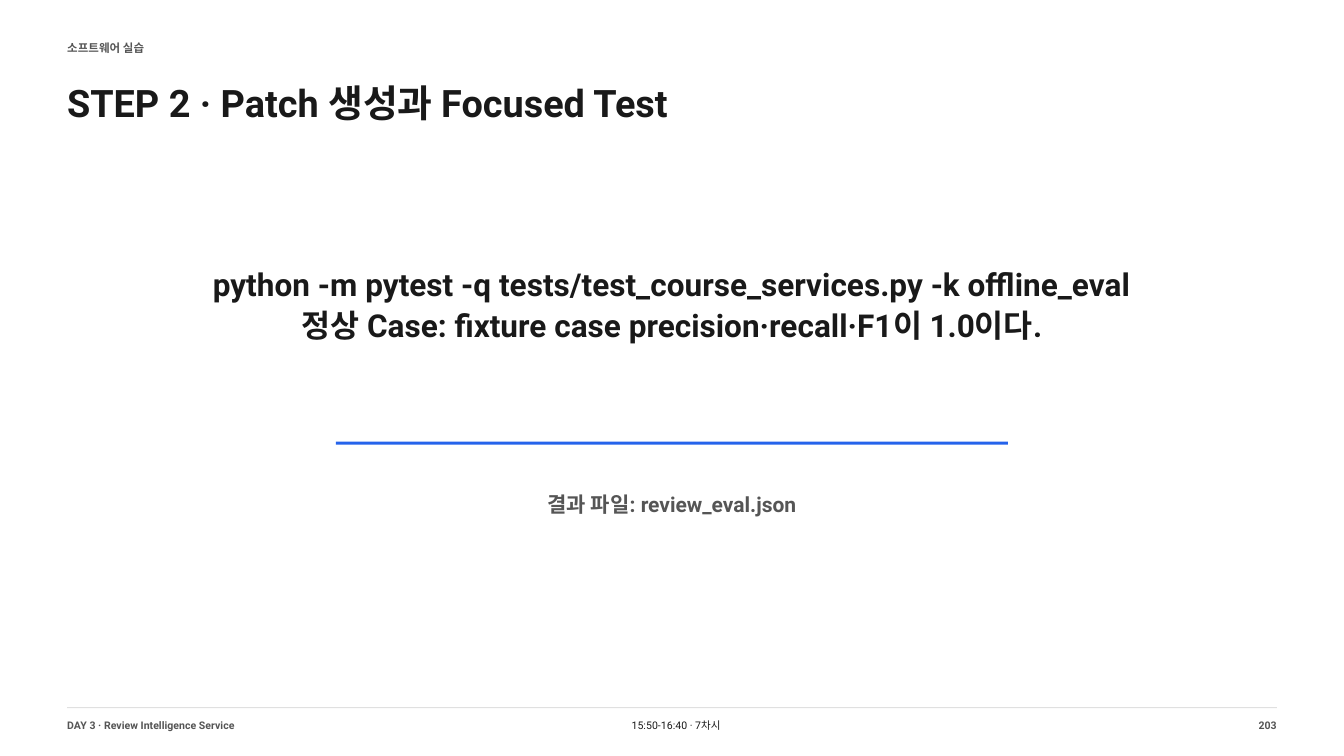
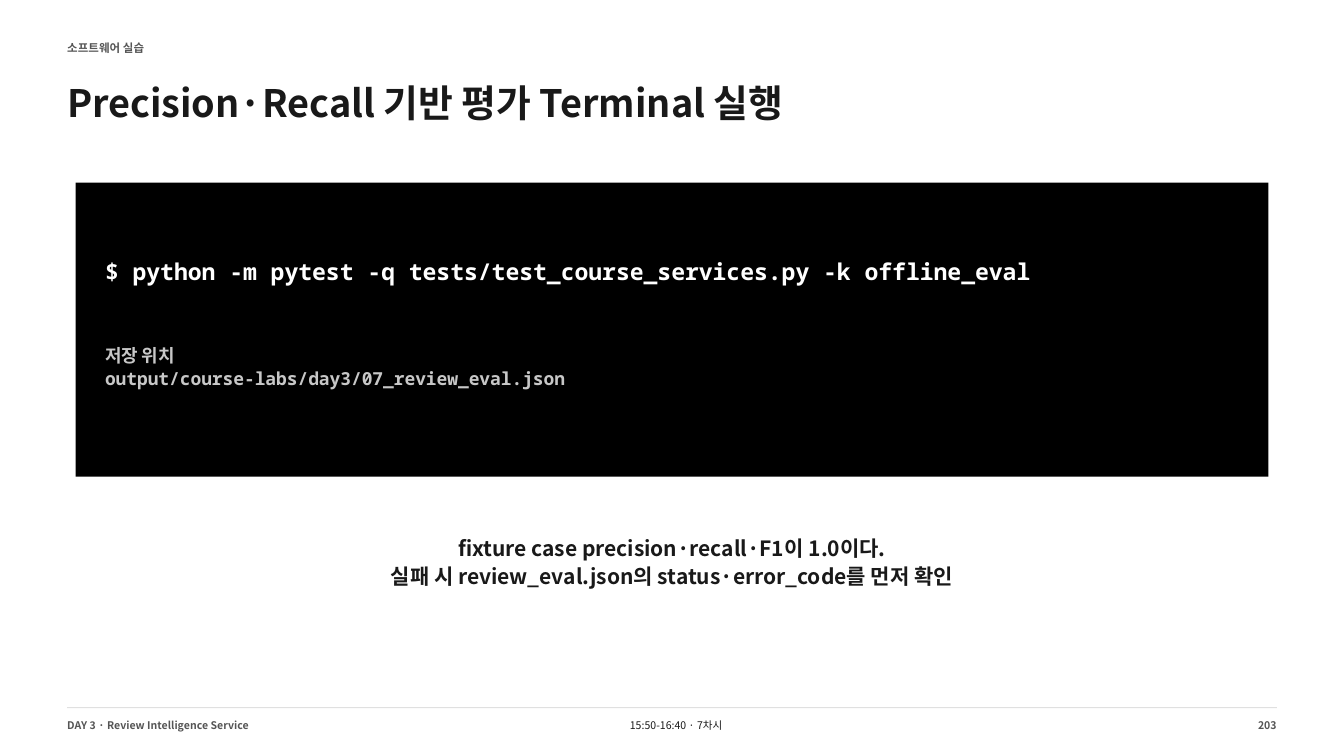
Before and after one commit to smilesjcha/llm-agent-and-workflow-automation, a slide deck: slide 203 of slides/IPA_LLM_Agent_업무자동화_Day3_DRAFT_240p.pptx. Drawn at 1344x756 pixels with LibreOffice and Linux fonts; fonts in the diff are those of the drawing. Boxes give left, top, right and bottom in pixels: in the first picture for what was removed or moved away, otherwise in the second. Text is boxed around its words. In the diff, an @@ line names an element or a change of style, - is before the commit and + after.

```diff
--- a/slides/IPA_LLM_Agent_업무자동화_Day3_DRAFT_240p.pptx
+++ b/slides/IPA_LLM_Agent_업무자동화_Day3_DRAFT_240p.pptx
@@ text at <box>67,85,784,121</box>: text changed; font Roboto to Noto Sans CJK KR @@
-STEP 2 · Patch 생성과 Focused Test
+Precision·Recall 기반 평가 Terminal 실행
@@ rectangle added at <box>76,182,1268,477</box>, fill #000000 @@
@@ text at <box>133,262,1031,286</box>: text changed; size 22.5 to 16.5 pt; font Roboto to Noto Sans Mono; text colour #191919 to #FFFFFF @@
-python -m pytest -q tests/test_course_services.py -k offline_eval
-정상 Case: fixture case precision·recall·F1이 1.0이다.
+$ python -m pytest -q tests/test_course_services.py -k offline_eval
@@ text at <box>105,347,565,390</box>: text changed; size 15 to 12.8 pt; font Roboto to Noto Sans Mono; text colour #555555 to #C7C7C7 @@
-결과 파일: review_eval.json
+저장 위치
+output/course-labs/day3/07_review_eval.json
@@ line removed from (336, 444) to (1008, 444) @@
@@ text added at <box>391,538,953,589</box>, 15 pt, text #191919, bold @@
+fixture case precision·recall·F1이 1.0이다.
+실패 시 review_eval.json의 status·error_code를 먼저 확인
@@ text "DAY 3 · Review Intelligence ..." at <box>67,720,249,732</box>: font Roboto to Noto Sans CJK KR @@
@@ text "15:50-16:40 · 7차시" at <box>630,720,722,730</box>: font Roboto to Noto Sans CJK KR @@
```
Also in this commit, not shown: 219 other slides changed, 20 slides added, 20 slides removed, 13 other files.
